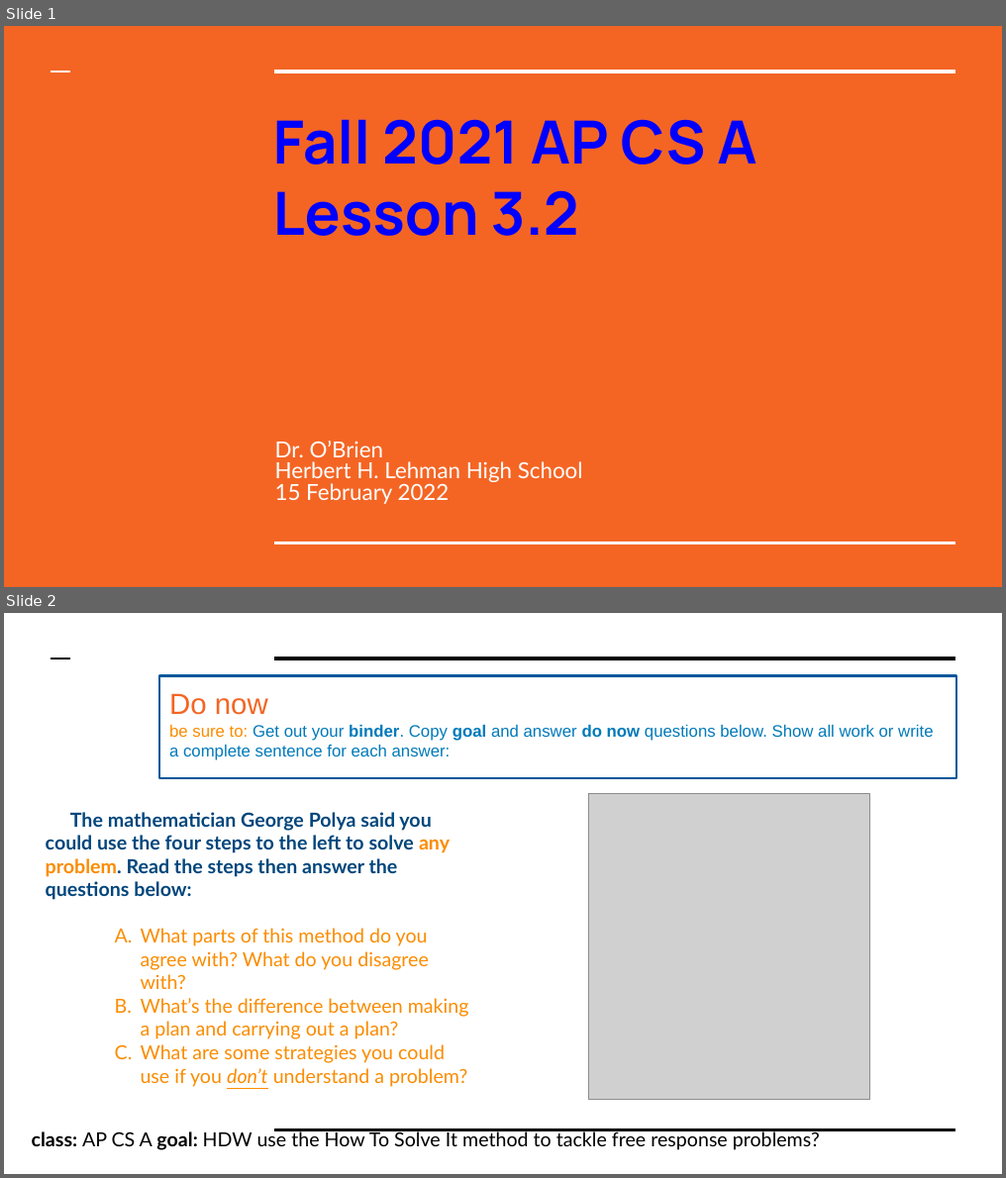
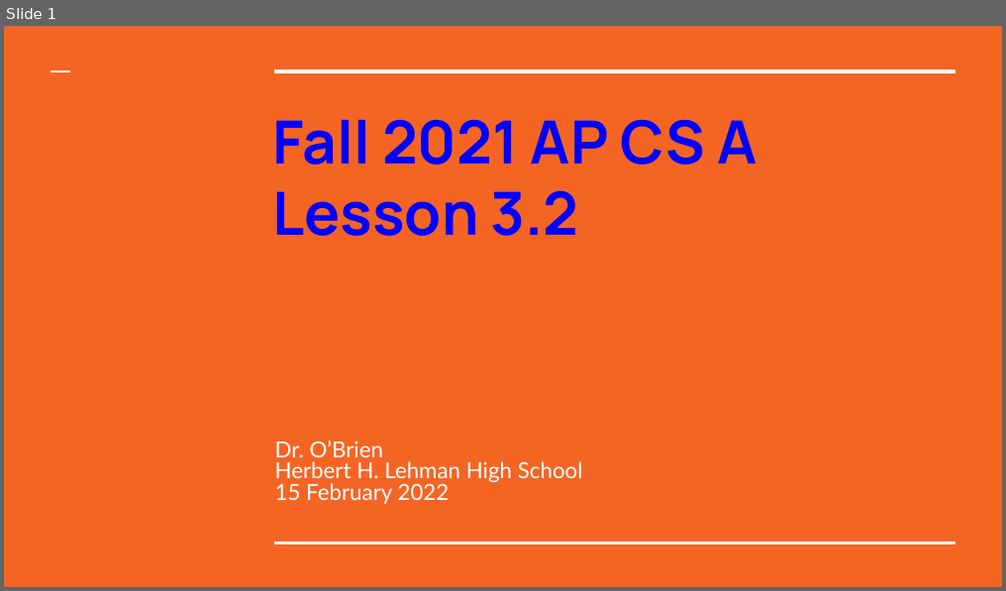
Before and after one commit to cobrien87/work, a slide deck: old/apcsa_3_2.pptx. Shown one above the other, each under a label of ours: slides 1 and 2 before the commit, slide 1 after it. The pictures are 1006x1178 and 1006x591 pixels, drawn with LibreOffice and Linux fonts; fonts in the diff are those of the drawing; grey boxes stand for pictures; background and template pictures are left out. Boxes give left, top, right and bottom in pixels: in the first picture for what was removed or moved away, otherwise in the second. Text is boxed around its words. In the diff, an @@ line names an element or a change of style, - is before the commit and + after.

```diff
--- a/old/apcsa_3_2.pptx
+++ b/old/apcsa_3_2.pptx
@@ slide 2 removed at <box>4,613,1002,1174</box>, background #FFFFFF @@
@@ line removed from (51, 658) to (71, 658) @@
@@ line removed from (274, 658) to (956, 658) @@
@@ title removed at <box>159,676,957,778</box> @@
-Do now
-be sure to: Get out your binder. Copy goal and answer do now questions below. Show all work or write a complete sentence for each answer:
@@ text removed at <box>46,812,469,1087</box> @@
-  The mathematician George Polya said you could use the four steps to the left to solve any problem. Read the steps then answer the questions below:
-  A. What parts of this method do you agree with? What do you disagree with?
-  B. What’s the difference between making a plan and carrying out a plan?
-  C. What are some strategies you could use if you don’t understand a problem?
@@ picture removed at <box>588,793,870,1100</box> @@
@@ text removed at <box>32,1131,820,1151</box> @@
-class: AP CS A goal: HDW use the How To Solve It method to tackle free response problems?
@@ line removed from (274, 1130) to (956, 1130) @@
```
Also in this commit, not shown: 5 slides changed, 4 slides added, 2 other slides removed, 15 other files.
